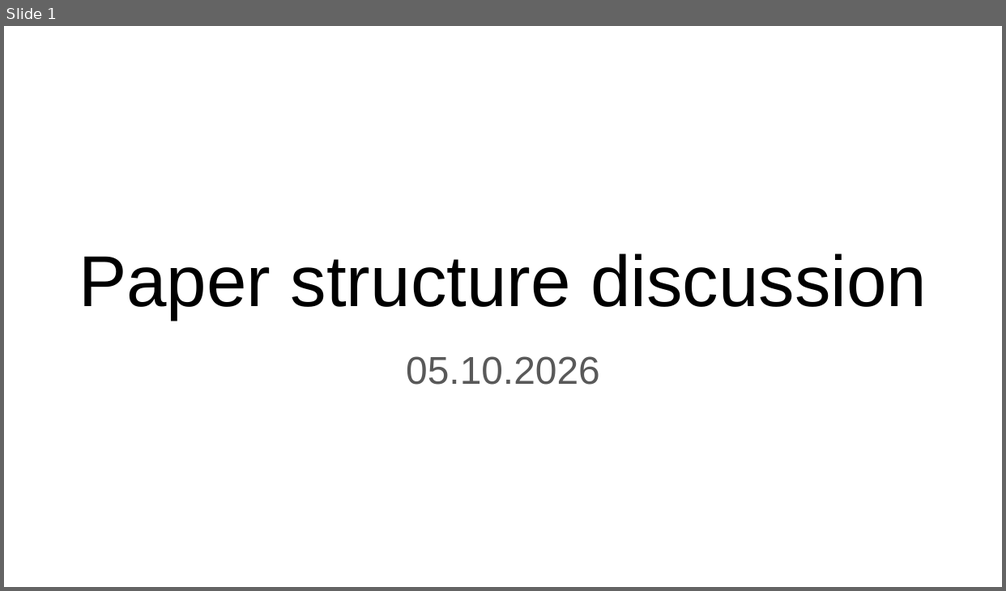
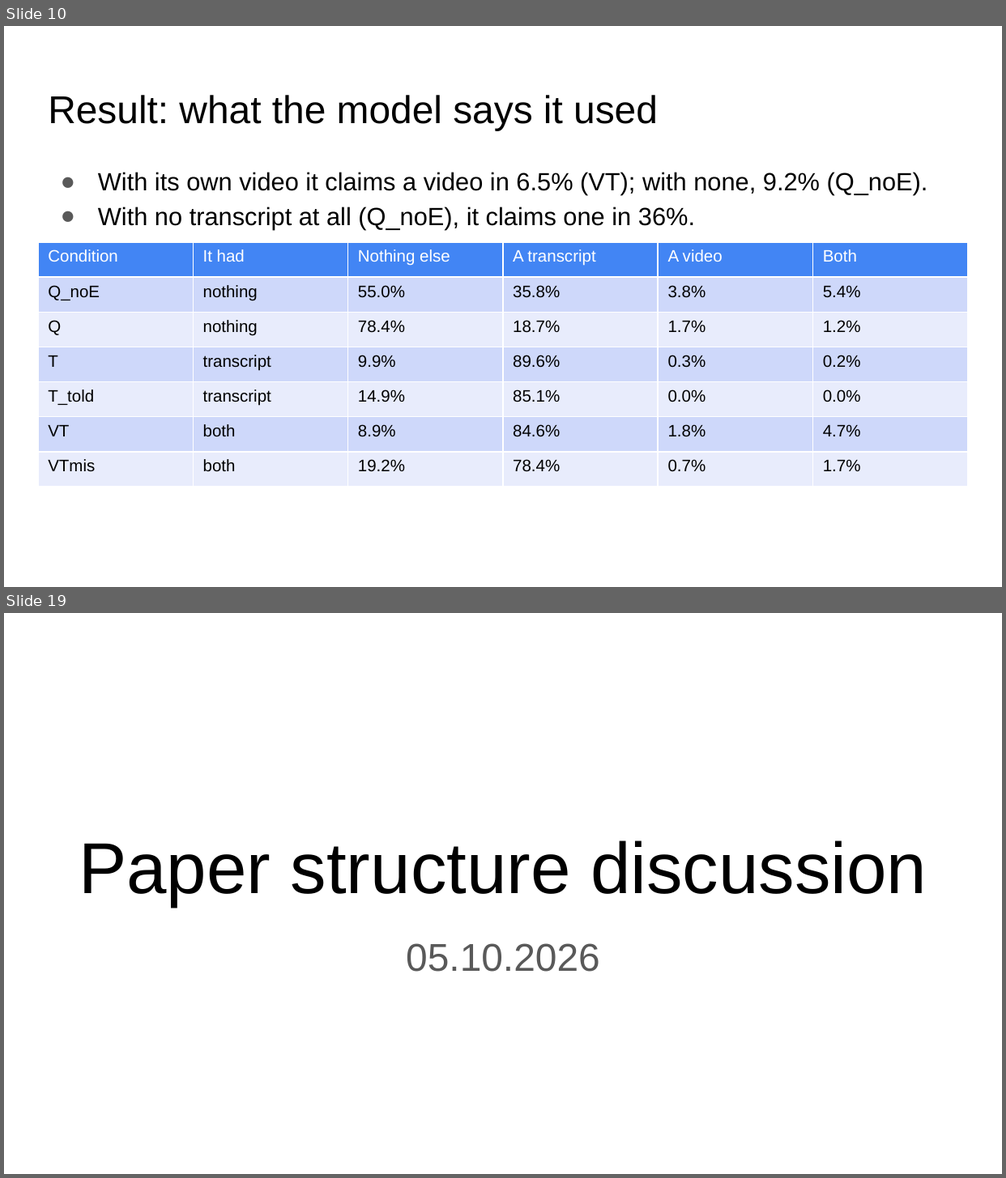
Before and after one commit to seriozh1/ai-alignment-demands-emotions, a slide deck: files/AI Alignemnt Emotions all slides.pptx. Shown one above the other, each under a label of ours: slide 1 before the commit, slides 10 and 19 after it; the slides between them are not shown. The pictures are 1006x591 and 1006x1178 pixels, drawn with LibreOffice and Linux fonts; fonts in the diff are those of the drawing. Boxes give left, top, right and bottom in pixels: in the first picture for what was removed or moved away, otherwise in the second. Text is boxed around its words. In the diff, an @@ line names an element or a change of style, - is before the commit and + after.

```diff
--- a/files/AI Alignemnt Emotions all slides.pptx
+++ b/files/AI Alignemnt Emotions all slides.pptx
@@ slide 10 added at [4, 26, 1002, 587], background #FFFFFF @@
@@ title added at [48, 95, 658, 130], 28 pt, text #000000 @@
+Result: what the model says it used
@@ text added at [98, 172, 928, 230], 18 pt, text #000000 @@
+● With its own video it claims a video in 6.5% (VT); with none, 9.2% (Q_noE).
+● With no transcript at all (Q_noE), it claims one in 36%.
@@ table added at [38, 242, 966, 487], 7 rows, 6 columns @@
+Condition | It had | Nothing else | A transcript | A video | Both
+Q_noE | nothing | 55.0% | 35.8% | 3.8% | 5.4%
+Q | nothing | 78.4% | 18.7% | 1.7% | 1.2%
+T | transcript | 9.9% | 89.6% | 0.3% | 0.2%
+T_told | transcript | 14.9% | 85.1% | 0.0% | 0.0%
+VT | both | 8.9% | 84.6% | 1.8% | 4.7%
+VTmis | both | 19.2% | 78.4% | 0.7% | 1.7%
@@ what was slide 1 is now slide 19 @@
```
Also in this commit, not shown: 17 other slides added, 17 other files.
